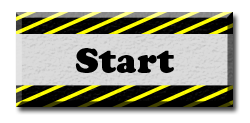
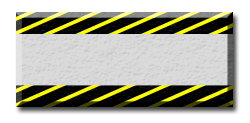
Layer changes from the first w=250, h=123 image to the second:
hid "Start" over (x1=75, y1=48, x2=174, y2=73)
